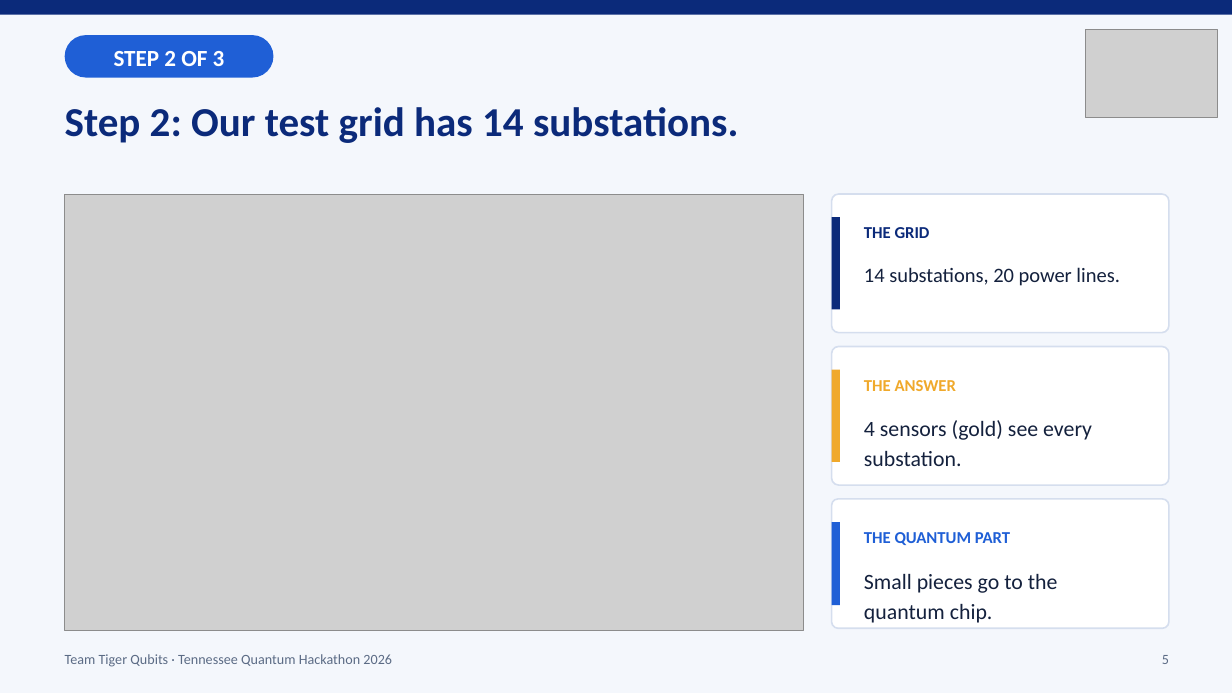
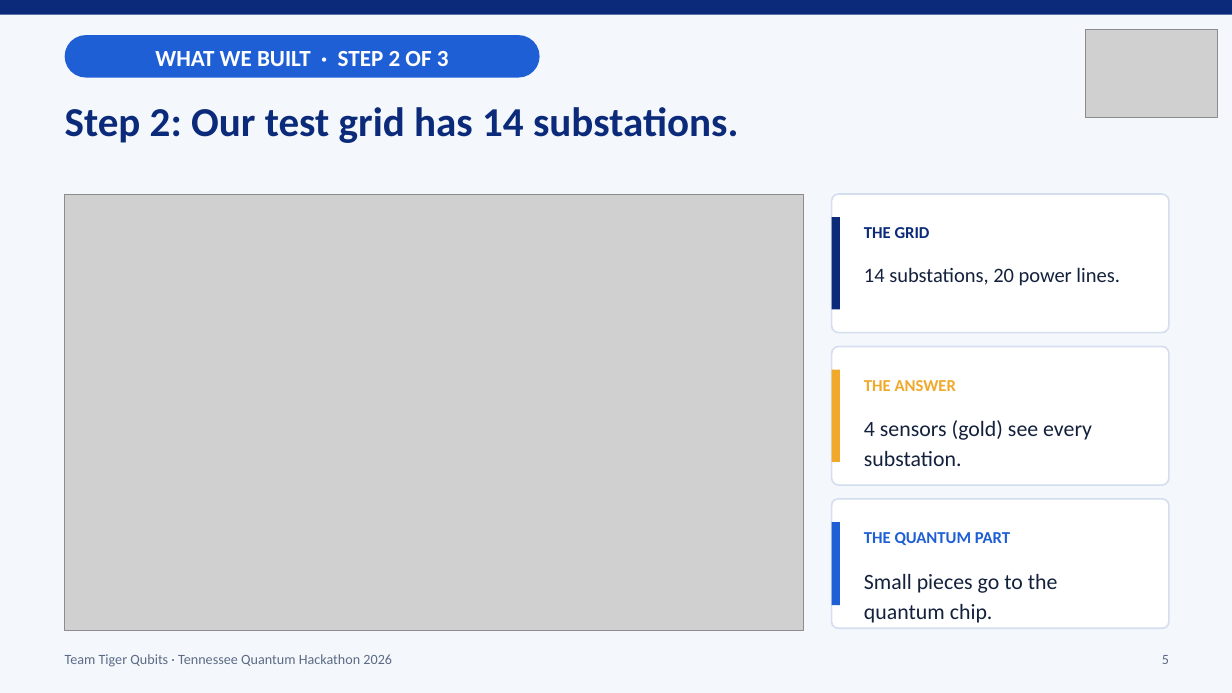
Before and after one commit to maalik313/pmu-placement-team, a slide deck: slide 5 of docs/deck/Tiger_Qubits_Pitch_v2.pptx. Drawn at 1232x693 pixels with LibreOffice and Linux fonts; fonts in the diff are those of the drawing; grey boxes stand for pictures. Boxes give left, top, right and bottom in pixels: in the first picture for what was removed or moved away, otherwise in the second. Text is boxed around its words. In the diff, an @@ line names an element or a change of style, - is before the commit and + after.

```diff
--- a/docs/deck/Tiger_Qubits_Pitch_v2.pptx
+++ b/docs/deck/Tiger_Qubits_Pitch_v2.pptx
@@ rounded rectangle resized from (x1=65, y1=35, x2=274, y2=78) to (x1=65, y1=35, x2=540, y2=78) @@
@@ text at (x1=155, y1=51, x2=449, y2=66): text changed @@
-STEP 2 OF 3
+WHAT WE BUILT · STEP 2 OF 3
```
Also in this commit, not shown: 3 other slides changed.
